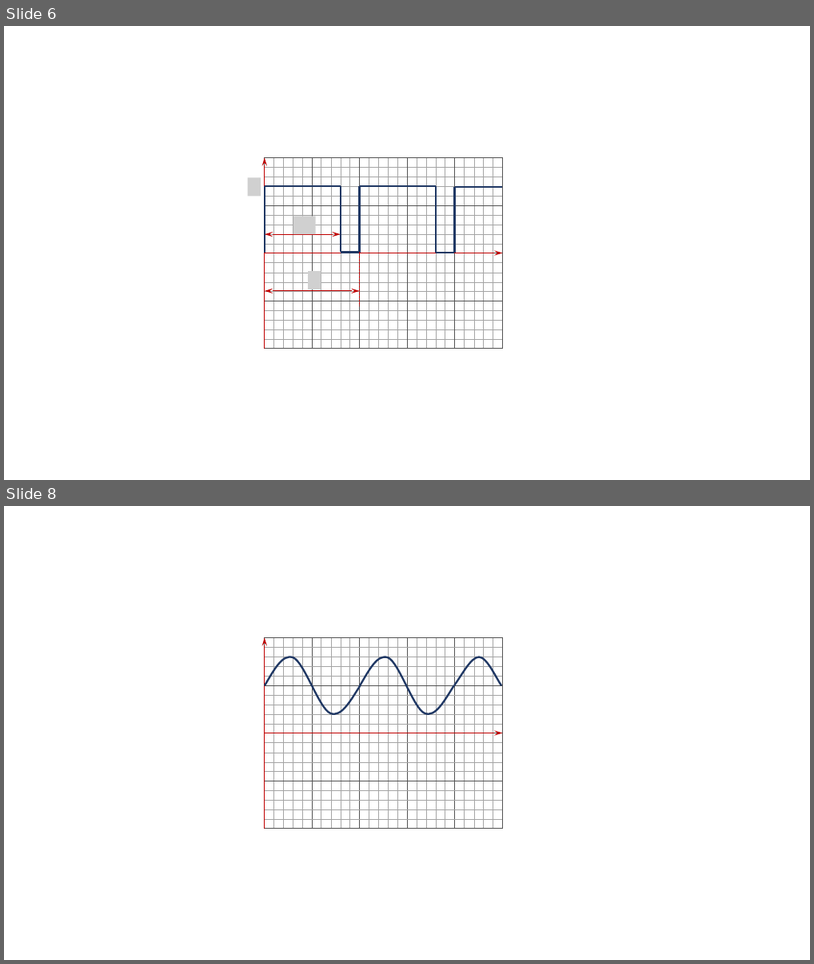
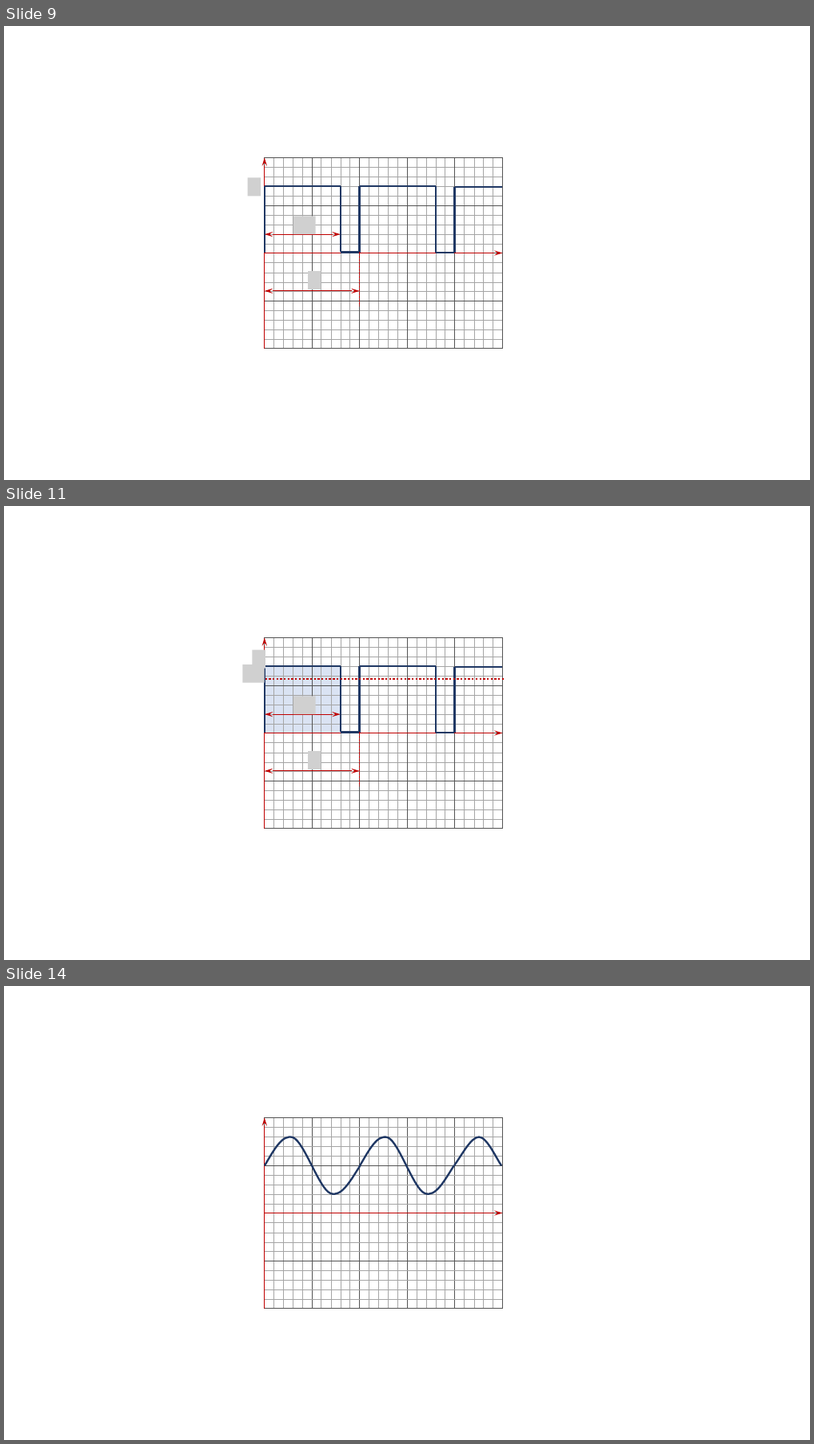
Before and after one commit to xpessoles/PT_GenieElectrique, a slide deck: 04_SourceSinusoidale/04_SourceSinusoidale.pptx. Shown one above the other, each under a label of ours: slides 6 and 8 before the commit, slides 9, 11 and 14 after it; the slides between them are not shown. The pictures are 814x964 and 814x1444 pixels, drawn with LibreOffice and Linux fonts; fonts in the diff are those of the drawing; grey boxes stand for pictures; background and template pictures are left out. Boxes give left, top, right and bottom in pixels: in the first picture for what was removed or moved away, otherwise in the second. Text is boxed around its words. In the diff, an @@ line names an element or a change of style, - is before the commit and + after.

```diff
--- a/04_SourceSinusoidale/04_SourceSinusoidale.pptx
+++ b/04_SourceSinusoidale/04_SourceSinusoidale.pptx
@@ slide 11 added at <box>4,506,810,960</box>, background #FFFFFF @@
@@ arrow added from (265, 828) to (265, 638), #C00000 1 pt @@
@@ group added at <box>274,638,446,828</box>: 16 lines @@
@@ group added at <box>464,638,493,828</box>: 4 lines @@
@@ picture added at <box>243,664,265,683</box> @@
@@ picture added at <box>252,650,266,668</box> @@
@@ line added from (265, 666) to (265, 732), #203864 2.25 pt @@
@@ rectangle added at <box>266,666,342,733</box>, fill #DAE3F3 @@
@@ group added at <box>265,666,360,732</box>: 4 lines @@
@@ group added at <box>360,666,454,733</box>: 4 lines @@
@@ line added from (454, 667) to (503, 667), #203864 2.25 pt @@
@@ group added at <box>265,638,503,828</box>: 7 lines, 1 rectangle @@
@@ line added from (266, 679) to (504, 679), #C00000 2.25 pt dashed @@
@@ picture added at <box>294,696,315,714</box> @@
@@ double arrow added from (265, 714) to (340, 714), #C00000 1 pt @@
@@ arrow added from (265, 733) to (503, 733), #C00000 1 pt @@
@@ line added from (360, 732) to (360, 786), #C00000 1 pt dashed @@
@@ picture added at <box>308,751,321,769</box> @@
@@ double arrow added from (265, 771) to (360, 771), #C00000 1 pt @@
@@ group added at <box>265,647,503,819</box>: 16 lines @@
@@ what was slide 6 is now slide 9 @@
@@ what was slide 8 is now slide 14 @@
```
Also in this commit, not shown: 1 slide changed, 6 other slides added, 3 other files.
